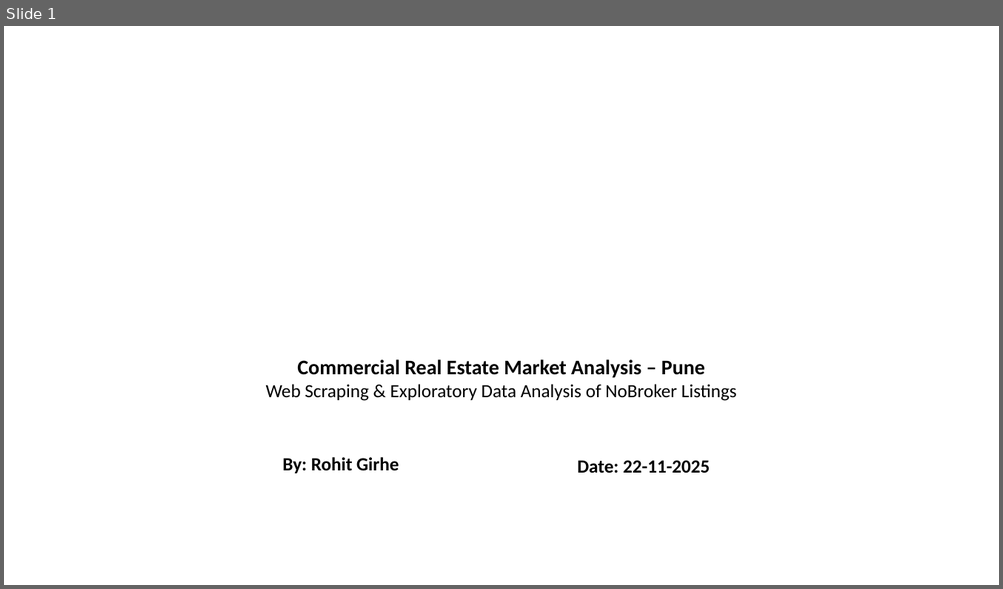
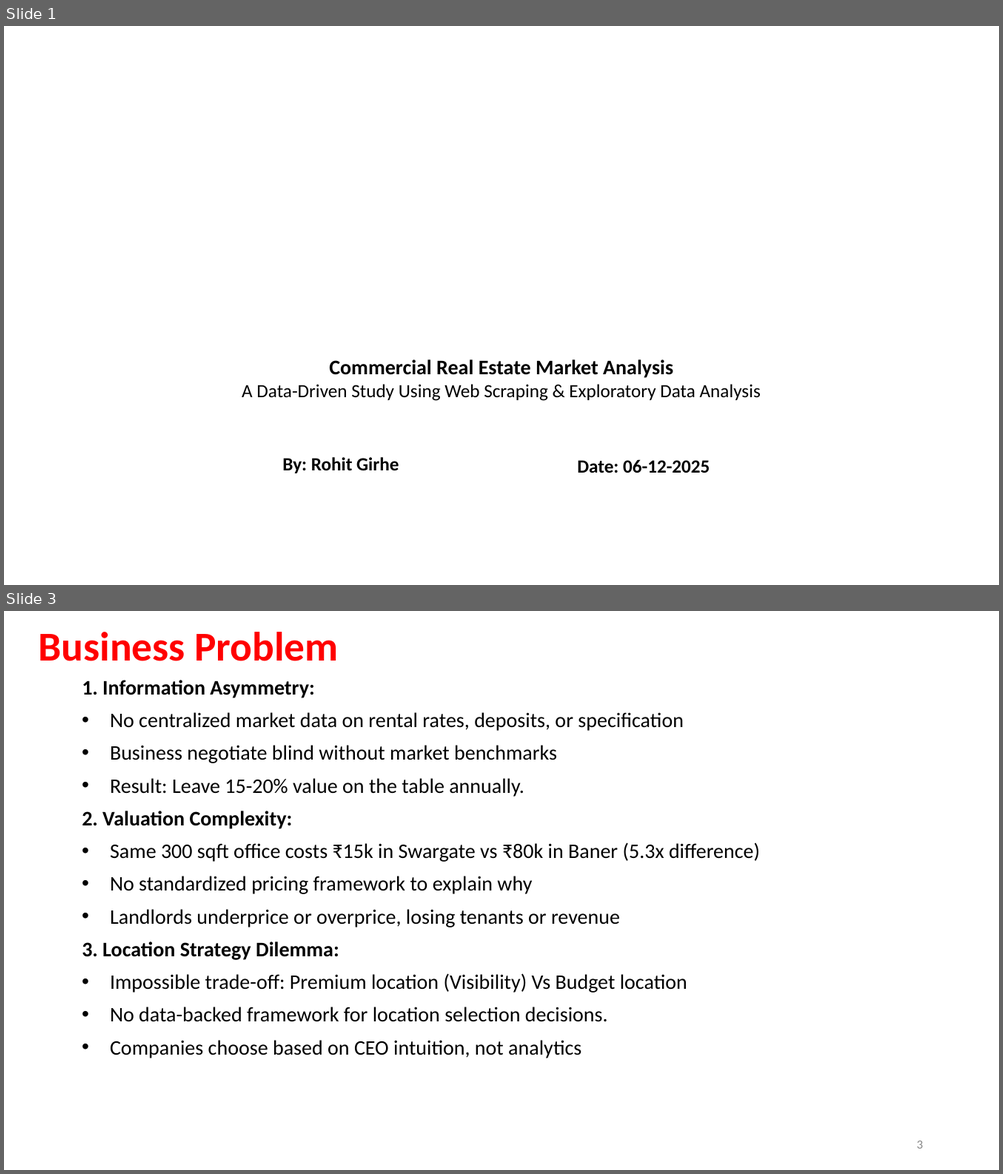
Before and after one commit to Rohit-Girhe/Web-Scrapping-Project, a slide deck: Webscrapping.pptx. Shown one above the other, each under a label of ours: slide 1 before the commit, slides 1 and 3 after it; the slides between them are not shown. The pictures are 1003x589 and 1003x1174 pixels, drawn with LibreOffice and Linux fonts; fonts in the diff are those of the drawing; background and template pictures are left out. Boxes give left, top, right and bottom in pixels: in the first picture for what was removed or moved away, otherwise in the second. Text is boxed around its words. In the diff, an @@ line names an element or a change of style, - is before the commit and + after.

```diff
--- a/Webscrapping.pptx
+++ b/Webscrapping.pptx
@@ slide 3 added at (x1=4, y1=611, x2=999, y2=1170), background #FFFFFF @@
@@ title added at (x1=39, y1=632, x2=338, y2=661), 39.6 pt, text #FF0000, bold @@
+Business Problem
@@ text added at (x1=82, y1=680, x2=760, y2=1059), 20 pt, text #000000 @@
+1. Information Asymmetry:
+• No centralized market data on rental rates, deposits, or specification
+• Business negotiate blind without market benchmarks
+• Result: Leave 15-20% value on the table annually.
+2. Valuation Complexity:
+• Same 300 sqft office costs ₹15k in Swargate vs ₹80k in Baner (5.3x difference)
+• No standardized pricing framework to explain why
+• Landlords underprice or overprice, losing tenants or revenue
+3. Location Strategy Dilemma:
+• Impossible trade-off: Premium location (Visibility) Vs Budget location
+• No data-backed framework for location selection decisions.
+• Companies choose based on CEO intuition, not analytics
@@ page number added at (x1=916, y1=1141, x2=922, y2=1149), 12 pt, text #888888 @@
+3
@@ slide 1 changed as well @@
@@ text at (x1=242, y1=360, x2=760, y2=401): text changed @@
-Commercial Real Estate Market Analysis – Pune
-Web Scraping & Exploratory Data Analysis of NoBroker Listings
+Commercial Real Estate Market Analysis
+A Data-Driven Study Using Web Scraping & Exploratory Data Analysis
@@ text at (x1=577, y1=460, x2=709, y2=474): text changed @@
-Date: 22-11-2025
+Date: 06-12-2025
```
Also in this commit, not shown: 1 other slide changed, 13 other slides added, 20 slides removed, 22 other files.
